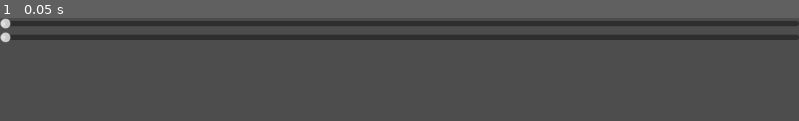
Above: before the commit, frame 1.
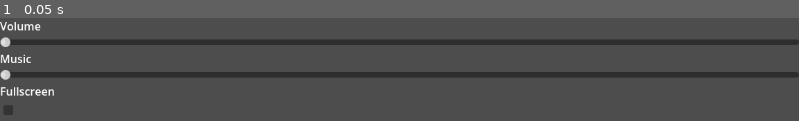
Above: after the commit, the same moment.

Repository: PurplePerpule/IndieHubJam
Game: Godot game, scene res://Interface/Settings/Settings.tscn
Same seed, same stepped clock (60 frames per second), same inputs: the game is played once before the commit and once after it. The project has no main scene, so this scene is started directly.
Inputs:
- Up to frame 1 (0.05 s): no input

The runs differ from the first frame. In frame 1, 19% of the frame differs, in the area x 0-100%, y 0-95%.

Commit message:
AudioServer fix and Settings re

Diff:
--- a/pluto's-dance/Interface/Settings/Settings.tscn
+++ b/pluto's-dance/Interface/Settings/Settings.tscn
@@ -22,11 +22,26 @@
 [node name="VBoxContainer" type="VBoxContainer" parent="MarginContainer"]
 layout_mode = 2
 
+[node name="Label" type="Label" parent="MarginContainer/VBoxContainer"]
+layout_mode = 2
+text = "Volume"
+
 [node name="Volume" type="HSlider" parent="MarginContainer/VBoxContainer"]
 layout_mode = 2
+
+[node name="Label2" type="Label" parent="MarginContainer/VBoxContainer"]
+layout_mode = 2
+text = "Music"
 
 [node name="Music" type="HSlider" parent="MarginContainer/VBoxContainer"]
 layout_mode = 2
 
+[node name="Label3" type="Label" parent="MarginContainer/VBoxContainer"]
+layout_mode = 2
+text = "Fullscreen"
+
+[node name="Fullscreen" type="CheckBox" parent="MarginContainer/VBoxContainer"]
+layout_mode = 2
+
 [connection signal="value_changed" from="MarginContainer/VBoxContainer/Volume" to="." method="_on_volume_value_changed"]
 [connection signal="value_changed" from="MarginContainer/VBoxContainer/Music" to="." method="_on_music_value_changed"]
--- a/pluto's-dance/Interface/Settings/settings.gd
+++ b/pluto's-dance/Interface/Settings/settings.gd
@@ -6,9 +6,9 @@
 	pass # Replace with function body.
 
 
-func _on_volume_value_changed(value: float) -> void:
-	pass # Replace with function body.
+func _on_volume_value_changed(value):
+	print("volume - " + str(value))
 
 
-func _on_music_value_changed(value: float) -> void:
-	pass # Replace with function body.
+func _on_music_value_changed(value):
+	print("music - " + str(value))
--- /dev/null
+++ b/pluto's-dance/Scenes/AudioServer.tscn
@@ -0,0 +1,20 @@
+[gd_scene load_steps=2 format=3 uid="uid://dxlqrlaroy0i4"]
+
+[ext_resource type="Script" path="res://Scripts/AudioServer.gd" id="1_6nqtm"]
+
+[node name="AudioServer" type="Control"]
+layout_mode = 3
+anchors_preset = 15
+anchor_right = 1.0
+anchor_bottom = 1.0
+grow_horizontal = 2
+grow_vertical = 2
+script = ExtResource("1_6nqtm")
+
+[node name="Volume" type="AudioStreamPlayer3D" parent="."]
+
+[node name="Volume2" type="AudioStreamPlayer3D" parent="."]
+
+[node name="Volume3" type="AudioStreamPlayer3D" parent="."]
+
+[node name="Music" type="AudioStreamPlayer3D" parent="."]
